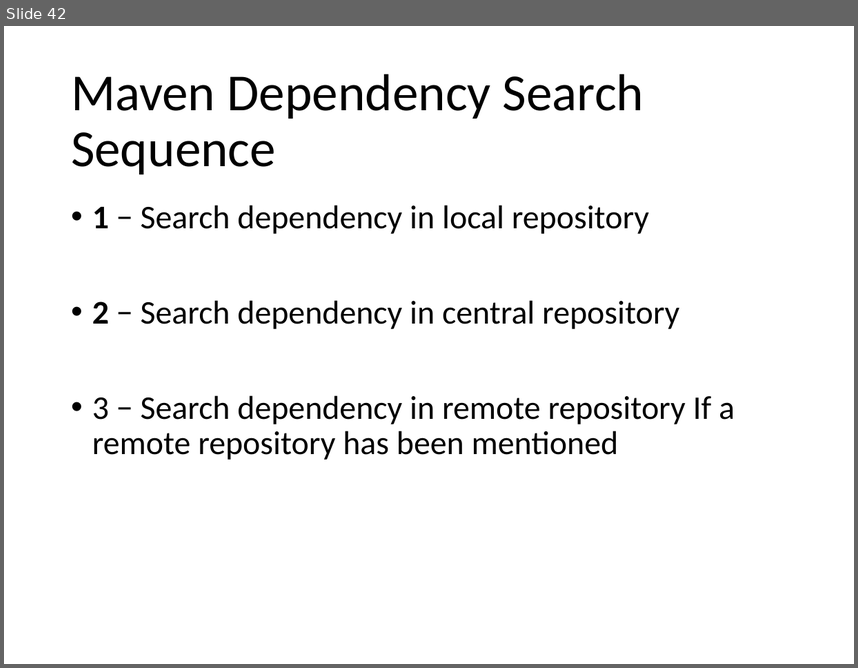
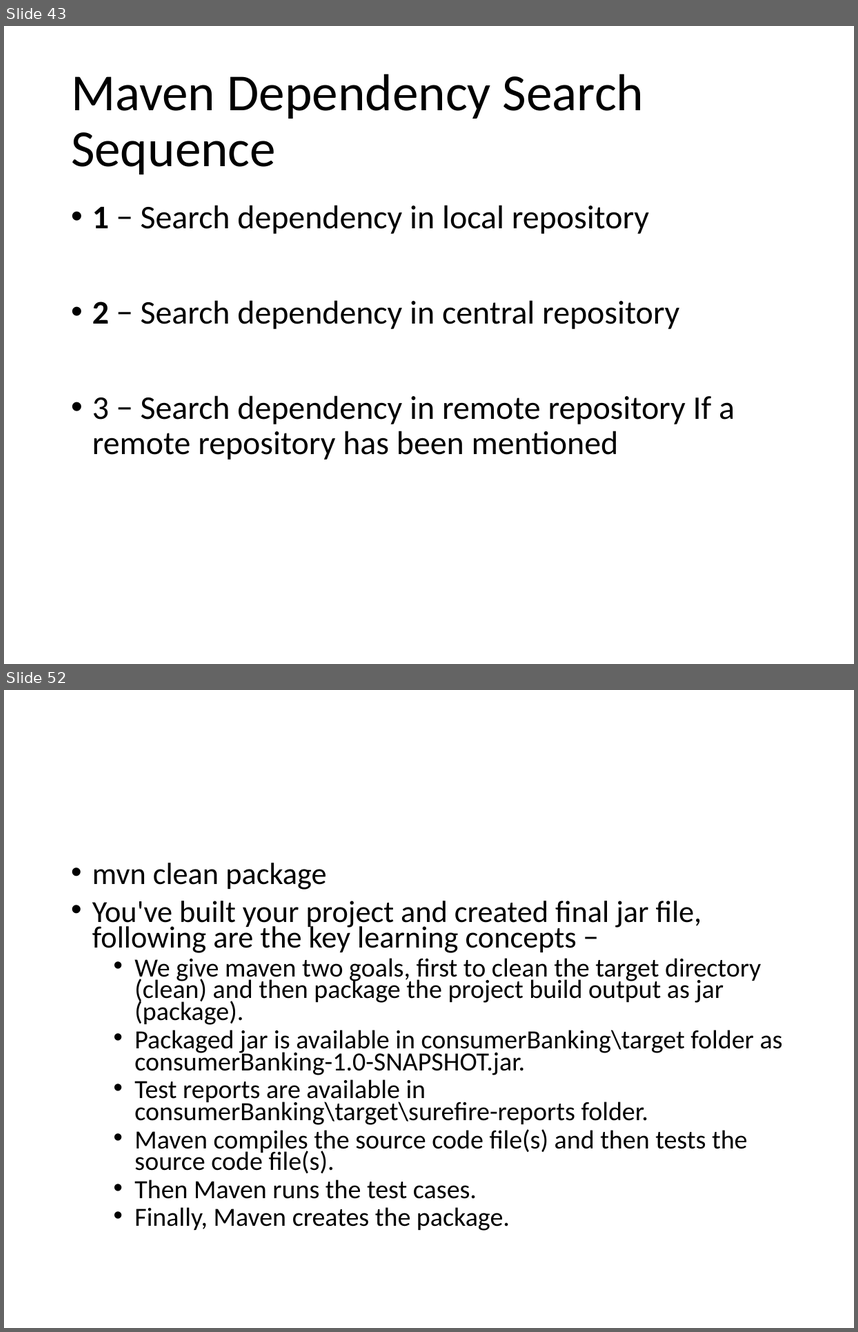
Before and after one commit to lawren43/mytest-repo, a slide deck: test-maven/doc/20191023-Maven Tutorial.pptx. Shown one above the other, each under a label of ours: slide 42 before the commit, slides 43 and 52 after it; the slides between them are not shown. The pictures are 858x668 and 858x1332 pixels, drawn with LibreOffice and Linux fonts; fonts in the diff are those of the drawing. Boxes give left, top, right and bottom in pixels: in the first picture for what was removed or moved away, otherwise in the second. Text is boxed around its words. In the diff, an @@ line names an element or a change of style, - is before the commit and + after.

Commit message:
test

```diff
--- a/test-maven/doc/20191023-Maven Tutorial.pptx
+++ b/test-maven/doc/20191023-Maven Tutorial.pptx
@@ slide 52 added at (4, 690, 854, 1328), background #FFFFFF @@
@@ text added at (92, 862, 783, 1230), 22.2 pt, text #000000 @@
+• mvn clean package
+• You've built your project and created final jar file, following are the key learning concepts −
+  • We give maven two goals, first to clean the target directory (clean) and then package the project build output as jar (package).
+  • Packaged jar is available in consumerBanking\target folder as consumerBanking-1.0-SNAPSHOT.jar.
+  • Test reports are available in consumerBanking\target\surefire-reports folder.
+  • Maven compiles the source code file(s) and then tests the source code file(s).
+  • Then Maven runs the test cases.
+  • Finally, Maven creates the package.
@@ what was slide 42 is now slide 43 @@
```
Also in this commit, not shown: 1 slide changed, 89 other slides added, 9 other files.
